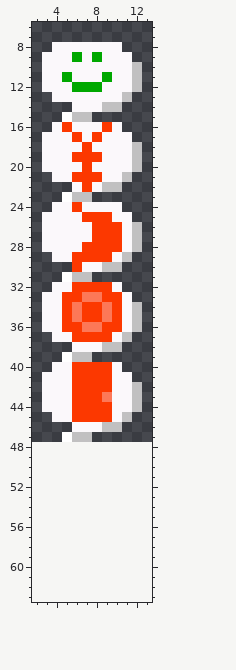
Two versions of one pixel-art sprite, resources/img/people/bubbles.png. The picture above was drawn from the file before the commit.
The file is 16x48 pixels. Shown: x 2..13, y 6..63. The old version is drawn lined up with the new one, on the new canvas.
Once edited:
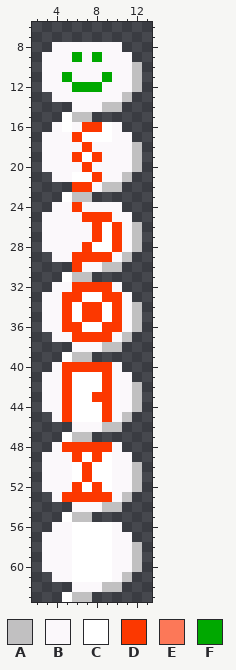
Palette (. is transparent): A #c1c0c1  B #fbf8fb  C #ffffff  D #fc3800  E #fc7858  F #00a800
Commit message: Added thought bubble for when a couple leaves due to running out of patience
Edits made:
{"change": "canvas 16x48 -> 16x64"}
{"y":16,"x":5,"old":"D","new":"C"}
{"y":16,"x":7,"old":"BBD","new":"DDC"}
{"y":17,"x":7,"old":"BDB","new":"CCC"}
{"y":19,"x":7,"old":"D","new":"C"}
{"y":21,"x":6,"old":"DD","new":"CC"}
{"y":22,"x":6,"old":"B","new":"D"}
{"y":26,"x":9,"old":"D","new":"C"}
{"y":27,"x":9,"old":"D","new":"C"}
{"y":28,"x":8,"old":"DD","new":"CC"}
{"y":33,"x":7,"old":"EE","new":"CC"}
{"y":34,"x":6,"old":"E","new":"C"}
{"y":34,"x":9,"old":"E","new":"C"}
{"y":35,"x":6,"old":"E","new":"C"}
{"y":35,"x":9,"old":"E","new":"C"}
{"y":36,"x":7,"old":"EE","new":"CC"}
{"y":40,"x":5,"old":"B","new":"D"}
{"y":41,"x":5,"old":"BDDD","new":"DCCC"}
{"y":42,"x":5,"old":"BDDD","new":"DCCC"}
{"y":43,"x":5,"old":"BDD","new":"DCC"}
{"y":43,"x":9,"old":"E","new":"D"}
{"y":44,"x":5,"old":"BDDD","new":"DCCC"}
{"y":45,"x":5,"old":"BDDD","new":"DCCC"}
{"y":48,"x":4,"old":".......","new":"BDDDDDB"}
{"y":49,"x":3,"old":".........","new":"BBBDCDCBB"}
{"y":50,"x":3,"old":"..........","new":"BBBCDCCBBA"}
{"y":51,"x":3,"old":"..........","new":"BBBCDCCBBA"}
{"y":52,"x":3,"old":"..........","new":"BBBDCDCBBA"}
{"y":53,"x":4,"old":"........","new":"BDDDDDBA"}
{"y":54,"x":6,"old":".....","new":"BBBAA"}
{"y":55,"x":5,"old":"...","new":"CAA"}
{"y":56,"x":4,"old":".......","new":"BBCCCCB"}
{"y":57,"x":3,"old":".........","new":"BBBCCCCBB"}
{"y":58,"x":3,"old":"..........","new":"BBBCCCCBBA"}
{"y":59,"x":3,"old":"..........","new":"BBBCCCCBBA"}
{"y":60,"x":3,"old":"..........","new":"BBBCCCCBBA"}
{"y":61,"x":4,"old":"........","new":"BBCCCCBA"}
{"y":62,"x":6,"old":".....","new":"BBBAA"}
{"y":63,"x":5,"old":"...","new":"CAA"}
{"label":"changed","picture_box":[62,122,112,252]}
{"label":"changed","picture_box":[42,292,142,602]}
